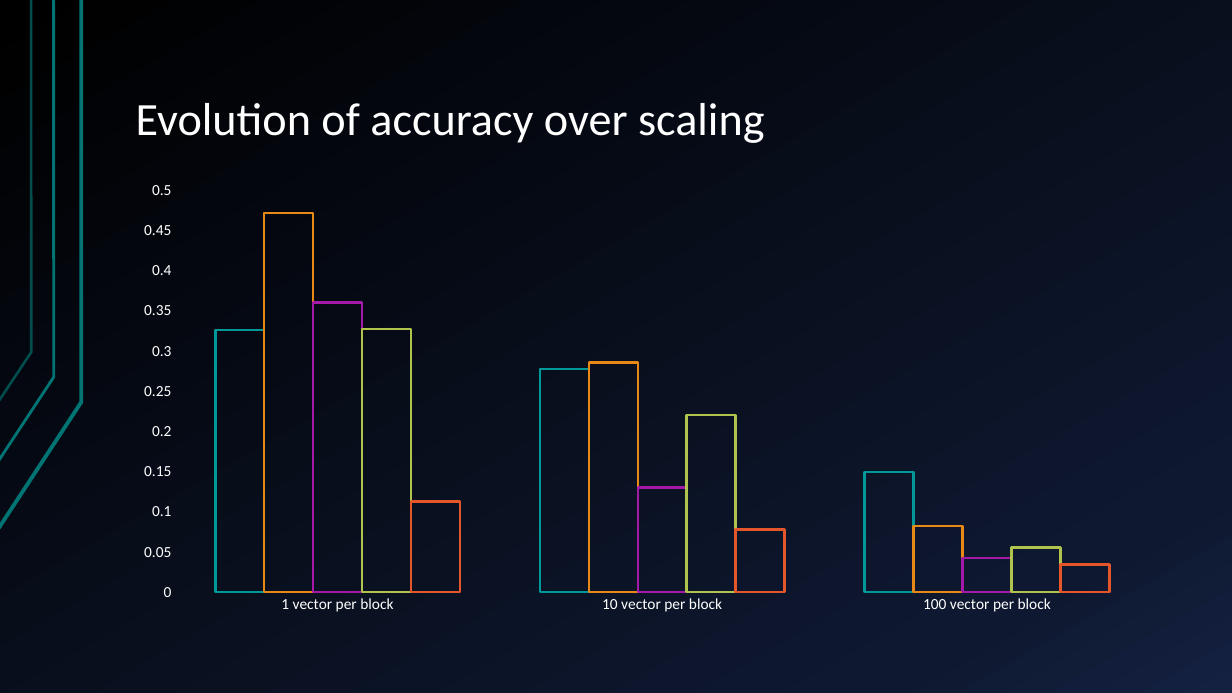
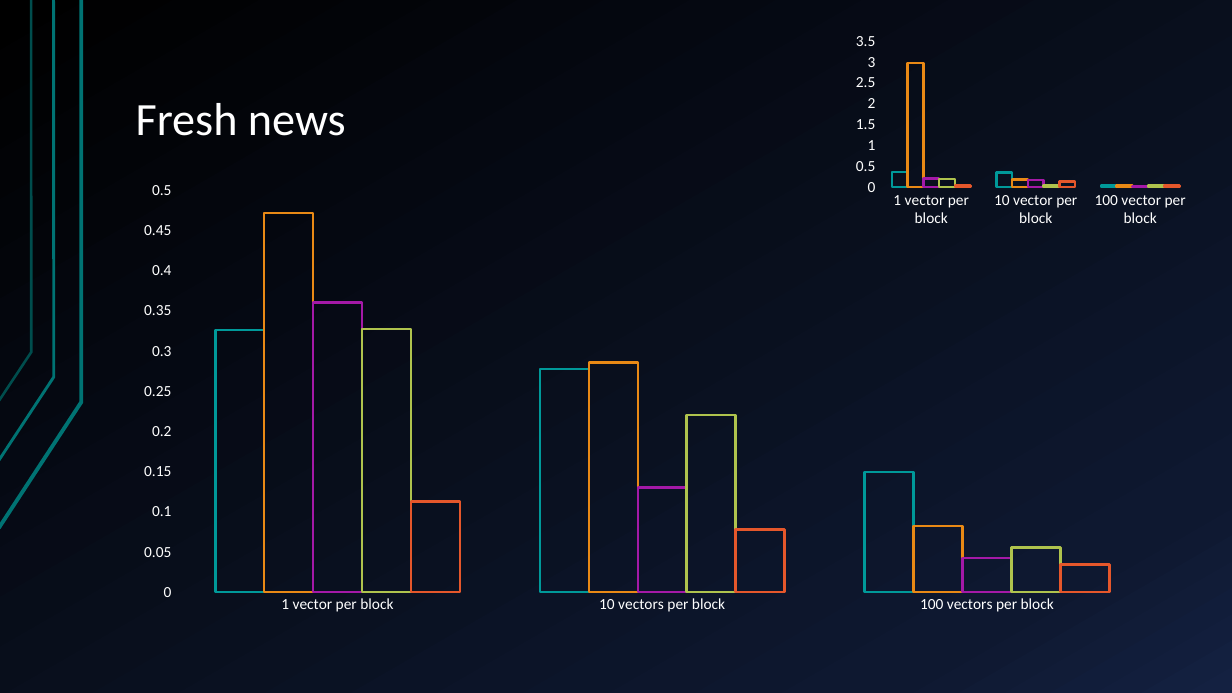
Before and after one commit to Leirof/M1-TNO_Detection_Efficiency, a slide deck: slide 12 of report/Diapo soutenance.pptx (slide 6 before the commit). Drawn at 1232x693 pixels with LibreOffice and Linux fonts; fonts in the diff are those of the drawing. Boxes give left, top, right and bottom in pixels: in the first picture for what was removed or moved away, otherwise in the second. Text is boxed around its words. In the diff, an @@ line names an element or a change of style, - is before the commit and + after.

```diff
--- a/report/Diapo soutenance.pptx
+++ b/report/Diapo soutenance.pptx
@@ column chart added at (x1=848, y1=28, x2=1199, y2=231) @@
+categories: 1 vector per block, 10 vector per block, 100 vector per block
+Series 1: 0.36, 0.35, 0.04
+Series 2: 2.97, 0.18, 0.04
+Series 3: 0.2, 0.17, 0.02
+Series 4: 0.19, 0.04, 0.04
+Series 5: 0.03, 0.13, 0.03
@@ title at (x1=136, y1=103, x2=346, y2=136): text changed @@
-Evolution of accuracy over scaling
+Fresh news
@@ column chart at (x1=123, y1=172, x2=1170, y2=623) @@
-categories: 1 vector per block, 10 vector per block, 100 vector per block
+categories: 1 vector per block, 10 vectors per block, 100 vectors per block
```
Also in this commit, not shown: 4 other slides changed, 8 slides added, 1 slide removed, 6 other files.
